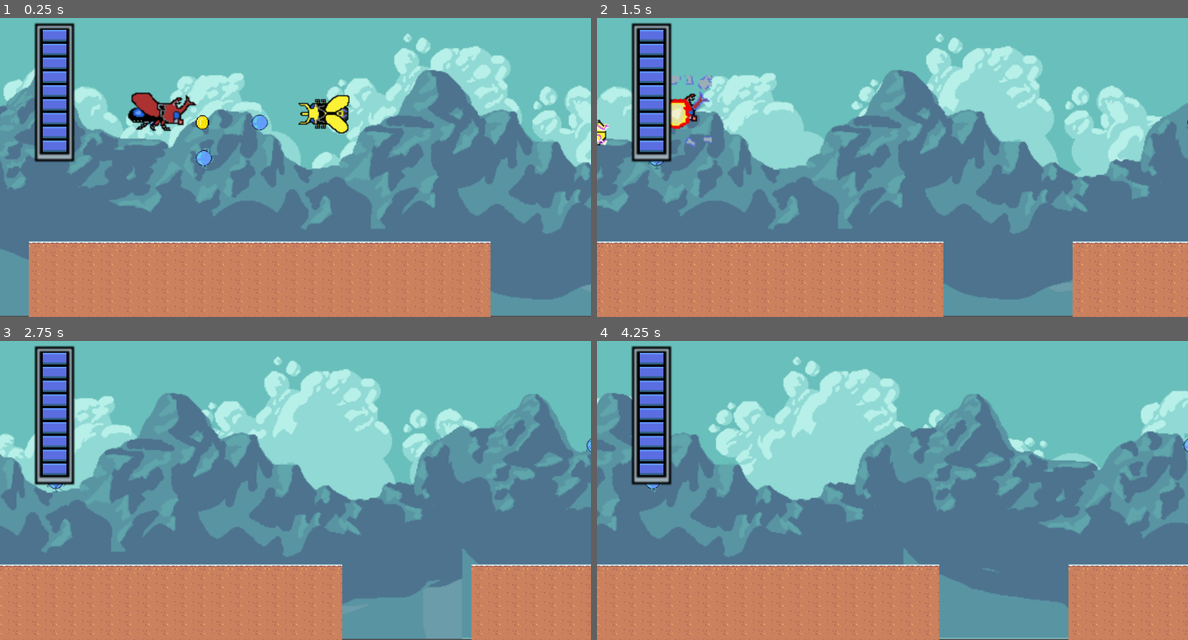
Above: before the commit, frames 1-4 (two rows, left to right).
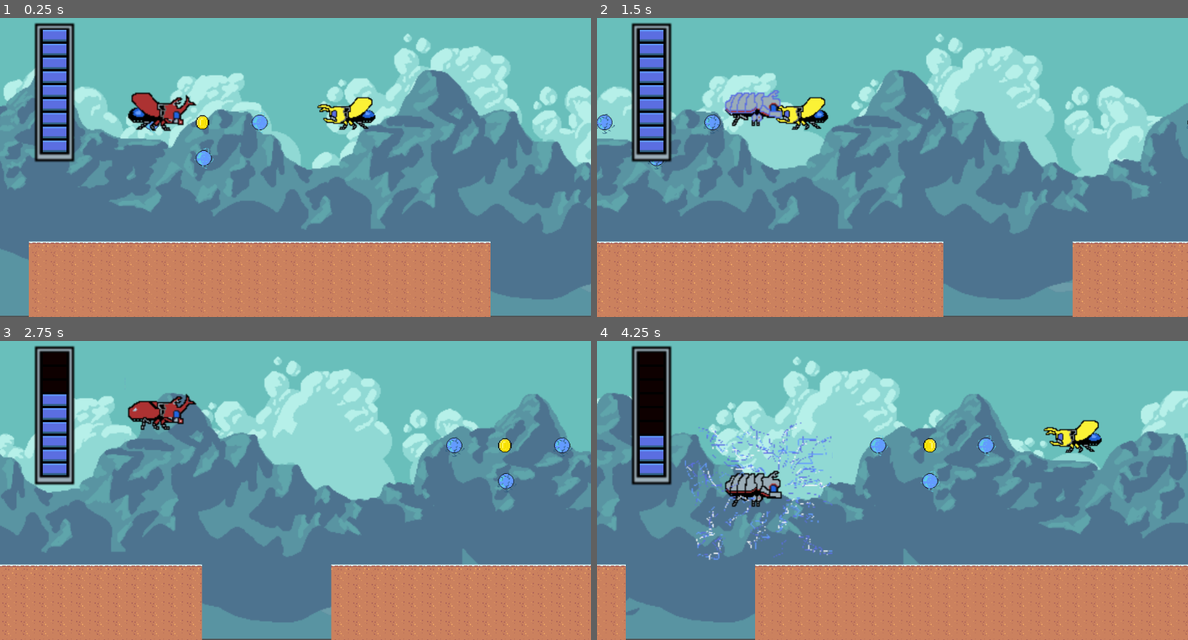
Above: after the commit, the same moments.

Repository: alphaFaiz/cy-bugs
Game: Godot game, scene res://game.tscn
The game is run twice, just before and just after one commit, with the same random seed, the same clock (stepped at 60 frames per second) and the same inputs.
Inputs:
- Up to frame 1 (0.25 s): no input
- Up to frame 2 (1.5 s): hold X (switch_form) 0.53-1.28 s; hold Up (ui_up) from 0.53 s (still down); tap Z (attack) at 1.35 s
- Up to frame 3 (2.75 s): tap X (switch_form) at 1.55 s; release Up (ui_up) at 2.03 s; hold Down (ui_down) from 2.03 s (still down); hold X (switch_form) from 2.03 s (still down)
- Up to frame 4 (4.25 s): release Down (ui_down) at 2.78 s; release X (switch_form) at 2.78 s; hold Up (ui_up) from 2.78 s (still down); tap X (switch_form) at 2.85 s; hold X (switch_form) from 3.53 s (still down); tap Z (attack) at 3.6 s

The runs differ from the first frame. In frame 1, 1.2% of the frame differs, in the area x 24-64%, y 25-39%; in frame 2, 2.5%; in frame 3, 14%; in frame 4, 16%, in the area x 0-100%, y 3-100%.
Error before the commit: Invalid access to property or key 'global_position' on a base object of type 'previously freed'. (res://game.gd:40)

Commit message:
update

Diff:
--- a/Player.gd
+++ b/Player.gd
@@ -21,6 +21,7 @@
 		return energy
 
 var grounded = false
+var undergrounded = false
 var ceil_touched = false
 var jumping = false
 var is_ceil_landing = false
@@ -89,14 +90,29 @@
 			y_vel = min(max_y_vel, y_vel+gravity)
 			position.y += y_vel * delta
 #			grounded = false
-		elif up and grounded:
+		elif up and undergrounded:
 			y_vel = -jump_speed * 4
 			jumping = true
 			position.y += y_vel * delta
+			undergrounded = false
+		elif down and grounded:
+			undergrounded = true
+#			rayCastBottom.collision_mask = 2
 		elif not up:
 			play("cocoon_walk")
 			jumping = false
 
+
+#		if grounded and rayCastBottom.collision_mask == 2:
+#
+#			undergrounded = true
+#		else:
+#			undergrounded = false
+		if undergrounded:
+			print(grounded, rayCastBottom.collision_mask == 2)
+			rayCastBottom.collision_mask = 2
+		else:
+			rayCastBottom.collision_mask = 1
 
 #	move_and_collide(velocity * delta)
 	move_and_slide()
@@ -104,7 +120,7 @@
 	if attack:
 		thunder_attack(ceil_touched)
 
-	if switch_form:
+	if switch_form and not undergrounded:
 		is_switching_form = true
 
 	if rayCastBottom.is_colliding():
--- a/Player.tscn
+++ b/Player.tscn
@@ -155,7 +155,7 @@
 }],
 "loop": false,
 "name": &"cast_off",
-"speed": 10.0
+"speed": 20.0
 }, {
 "frames": [{
 "duration": 1.0,
@@ -272,7 +272,7 @@
 [node name="AnimatedSprite2D" type="AnimatedSprite2D" parent="."]
 scale = Vector2(2, 2)
 sprite_frames = SubResource("SpriteFrames_n1khf")
-animation = &"put_on"
+animation = &"cast_off"
 
 [node name="RayCast2DBottom" type="RayCast2D" parent="."]
 position = Vector2(-20, -1)
@@ -284,6 +284,7 @@
 position = Vector2(-7, -2)
 rotation = 1.55509
 shape = SubResource("CapsuleShape2D_hxjt7")
+disabled = true
 
 [node name="RayCast2D2Top" type="RayCast2D" parent="."]
 position = Vector2(-20, -4)
@@ -296,6 +297,7 @@
 position = Vector2(-7, -2)
 rotation = 1.55509
 shape = SubResource("CapsuleShape2D_hxjt7")
+disabled = true
 
 [connection signal="crash_to_wall" from="." to="." method="_on_crash_to_wall"]
 [connection signal="body_entered" from="HitBox" to="." method="_on_hit_box_body_entered"]
--- a/segments/A.tscn
+++ b/segments/A.tscn
@@ -177,9 +177,11 @@
 sources/1 = SubResource("TileSetAtlasSource_y48uq")
 
 [sub_resource type="RectangleShape2D" id="RectangleShape2D_bnpfq"]
-size = Vector2(1022.25, 125)
+size = Vector2(1022.25, 60)
 
 [node name="A" type="StaticBody2D"]
+collision_layer = 3
+collision_mask = 3
 
 [node name="TileMap" type="TileMap" parent="."]
 position = Vector2(0, 390)
@@ -188,7 +190,7 @@
 layer_0/tile_data = PackedInt32Array(786432, 131073, 1, 786433, 196609, 1, 786434, 131073, 1, 786435, 196609, 1, 786436 …(9901 unchanged characters)…
 
 [node name="CollisionShape2D" type="CollisionShape2D" parent="."]
-position = Vector2(511, 649.5)
+position = Vector2(513, 678)
 shape = SubResource("RectangleShape2D_bnpfq")
 
 [node name="LightningItem" parent="." instance=ExtResource("2_h8fsk")]
@@ -203,9 +205,6 @@
 [node name="ScoreItem" parent="." instance=ExtResource("3_n4n10")]
 position = Vector2(493, 375)
 
-[node name="ScoreItem5" parent="." instance=ExtResource("3_n4n10")]
-position = Vector2(511, 650)
-
 [node name="ScoreItem2" parent="." instance=ExtResource("3_n4n10")]
 position = Vector2(524, 375)
 
@@ -215,6 +214,9 @@
 [node name="ScoreItem4" parent="." instance=ExtResource("3_n4n10")]
 position = Vector2(524, 409)
 
+[node name="ScoreItem5" parent="." instance=ExtResource("3_n4n10")]
+position = Vector2(515, 622)
+
 [node name="bee_enemy" parent="." instance=ExtResource("4_fdmlm")]
 position = Vector2(788, 326)
 
@@ -223,3 +225,10 @@
 
 [node name="worm_enemy" parent="." instance=ExtResource("6_4dgh1")]
 position = Vector2(685, 562)
+
+[node name="DigableGround" type="StaticBody2D" parent="."]
+position = Vector2(515, 617)
+
+[node name="DigableCollisionShape" type="CollisionShape2D" parent="DigableGround"]
+position = Vector2(-4, -1)
+shape = SubResource("RectangleShape2D_bnpfq")
--- a/segments/B.tscn
+++ b/segments/B.tscn
@@ -232,9 +232,14 @@
 sources/0 = SubResource("TileSetAtlasSource_d6kvq")
 
 [sub_resource type="RectangleShape2D" id="RectangleShape2D_p72fg"]
-size = Vector2(800.125, 240)
+size = Vector2(800.125, 152)
+
+[sub_resource type="RectangleShape2D" id="RectangleShape2D_m82b5"]
+size = Vector2(798, 83)
 
 [node name="B" type="StaticBody2D"]
+collision_layer = 3
+collision_mask = 3
 
 [node name="TileMap" type="TileMap" parent="."]
 position = Vector2(99, 294)
@@ -243,7 +248,7 @@
 layer_0/tile_data = PackedInt32Array(917504, 131072, 6, 917505, 196608, 6, 917506, 131072, 6, 917507, 196608, 6, 917508 …(14817 unchanged characters)…
 
 [node name="CollisionShape2D" type="CollisionShape2D" parent="."]
-position = Vector2(498.938, 638)
+position = Vector2(498.938, 682)
 shape = SubResource("RectangleShape2D_p72fg")
 
 [node name="LightningItem" parent="." instance=ExtResource("2_pnhei")]
@@ -260,3 +265,10 @@
 
 [node name="caucasus_enemy" parent="." instance=ExtResource("4_vr47i")]
 position = Vector2(650, 302)
+
+[node name="DigableGround" type="StaticBody2D" parent="."]
+position = Vector2(498, 560)
+
+[node name="CollisionShape2D" type="CollisionShape2D" parent="DigableGround"]
+position = Vector2(1, 2)
+shape = SubResource("RectangleShape2D_m82b5")
--- a/segments/C.tscn
+++ b/segments/C.tscn
@@ -233,12 +233,17 @@
 sources/0 = SubResource("TileSetAtlasSource_3cxm3")
 
 [sub_resource type="RectangleShape2D" id="RectangleShape2D_lwbqy"]
-size = Vector2(894, 284.5)
+size = Vector2(894, 161)
 
 [sub_resource type="RectangleShape2D" id="RectangleShape2D_j4mci"]
 size = Vector2(831, 27.9219)
 
+[sub_resource type="RectangleShape2D" id="RectangleShape2D_u33i5"]
+size = Vector2(889, 113)
+
 [node name="C" type="StaticBody2D"]
+collision_layer = 3
+collision_mask = 3
 
 [node name="TileMap" type="TileMap" parent="."]
 position = Vector2(0, 115)
@@ -247,7 +252,7 @@
 layer_0/tile_data = PackedInt32Array(1507332, 1310720, 2, 1507333, 1376256, 2, 1507334, 1310720, 2, 1507335, 1376256, 2 …(22057 unchanged characters)…
 
 [node name="ground" type="CollisionShape2D" parent="."]
-position = Vector2(511, 625.75)
+position = Vector2(511, 687.5)
 shape = SubResource("RectangleShape2D_lwbqy")
 
 [node name="step 1" type="CollisionShape2D" parent="."]
@@ -271,3 +276,10 @@
 
 [node name="caucasus_enemy" parent="." instance=ExtResource("5_wanw6")]
 position = Vector2(601, 327)
+
+[node name="DigableGround" type="StaticBody2D" parent="."]
+position = Vector2(514, 546)
+
+[node name="CollisionShape2D" type="CollisionShape2D" parent="DigableGround"]
+position = Vector2(-2, 0)
+shape = SubResource("RectangleShape2D_u33i5")
Binary file changed: prototype-sprites/kabuto-cocoon-walk-test.aseprite
Binary file changed: prototype-sprites/kabuto-fly-down.aseprite
Binary file changed: prototype-sprites/kabuto-fly-down.png
Binary file changed: prototype-sprites/kabuto-fly-foward.aseprite
Binary file changed: prototype-sprites/kabuto-fly-foward.png
Binary file changed: prototype-sprites/kabuto-fly-up.aseprite
Binary file changed: prototype-sprites/kabuto-walk.aseprite
Binary file changed: prototype-sprites/kabuto-walk.png
Not shown: 1 places in segments/B.tscn that only renumber resources
Not shown: 1 places in segments/C.tscn that only renumber resources
